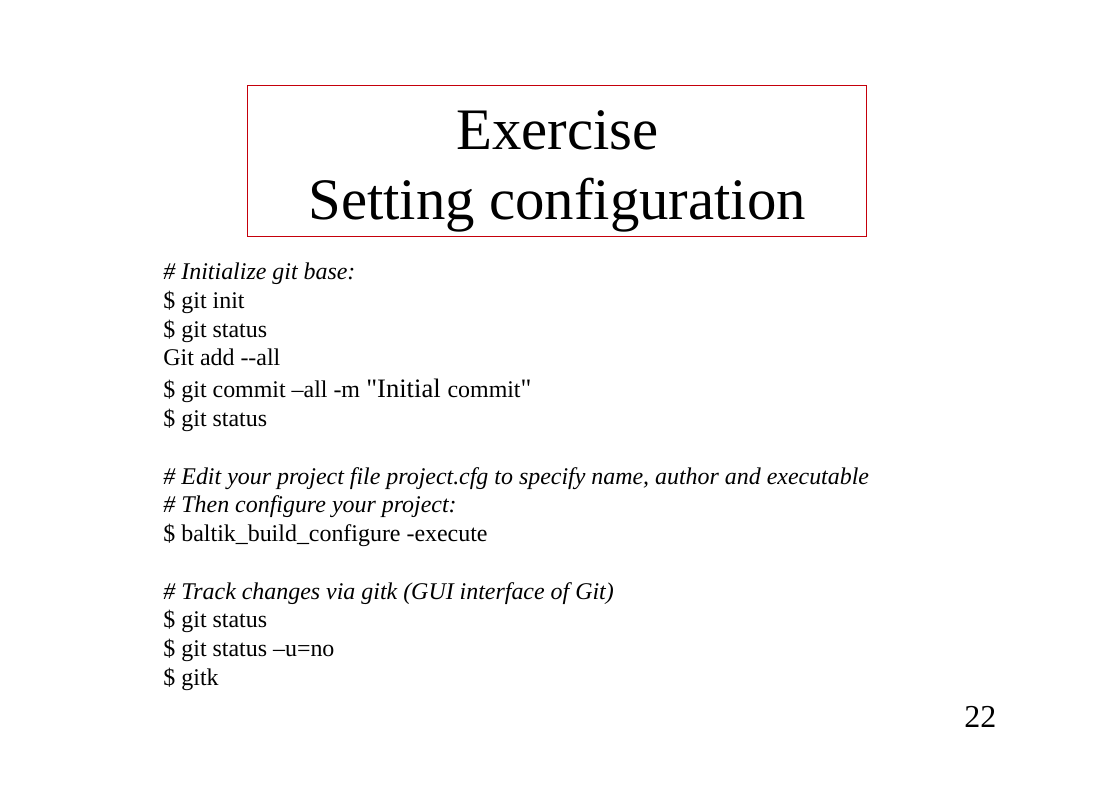
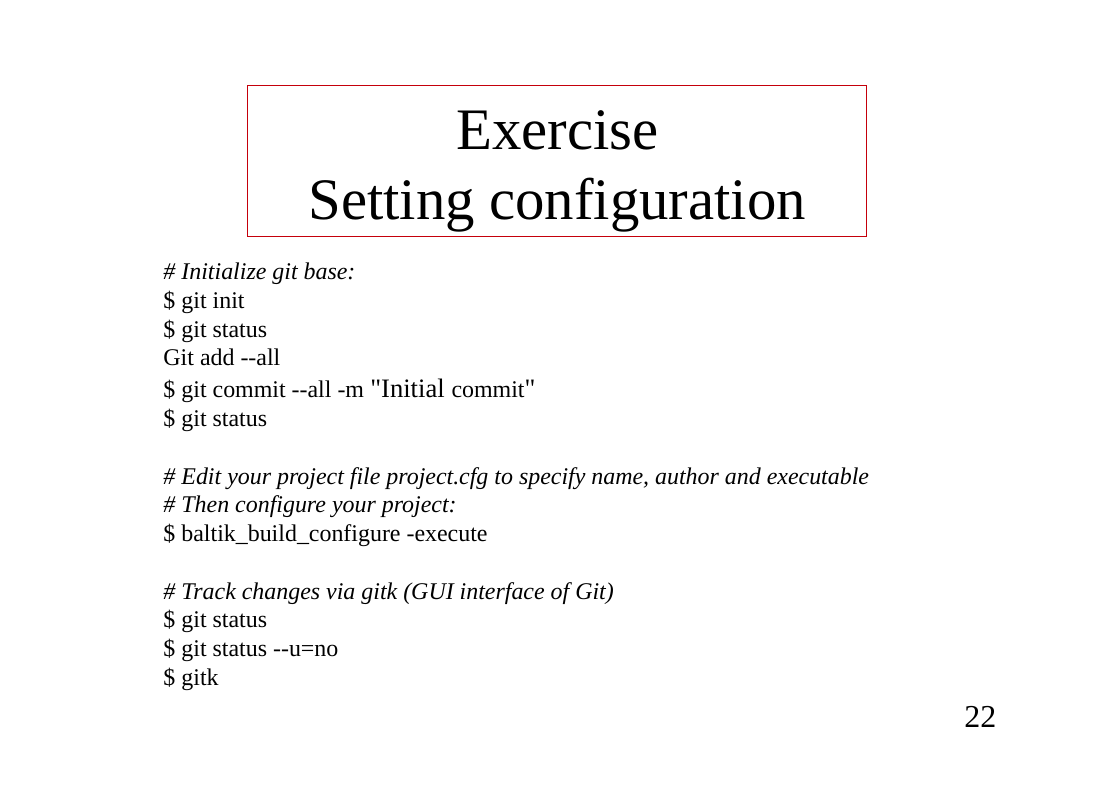
Before and after one commit to cea-trust-platform/trust-code, a slide deck: slide 22 of doc/TRUST/Developer_TRUST_presentation.odp. Drawn at 1120x792 pixels with LibreOffice and Linux fonts; fonts in the diff are those of the drawing; background and template pictures are left out. Boxes give left, top, right and bottom in pixels: in the first picture for what was removed or moved away, otherwise in the second. Text is boxed around its words. In the diff, an @@ line names an element or a change of style, - is before the commit and + after.

```diff
--- a/doc/TRUST/Developer_TRUST_presentation.odp
+++ b/doc/TRUST/Developer_TRUST_presentation.odp
@@ text at [181,378,525,402]: text changed @@
-$ git commit –all -m "Initial commit"
+$ git commit --all -m "Initial commit"
@@ text at [181,640,338,661]: text changed @@
-$ git status –u=no
+$ git status --u=no
```
Also in this commit, not shown: 16 other slides changed, 7 other files.
